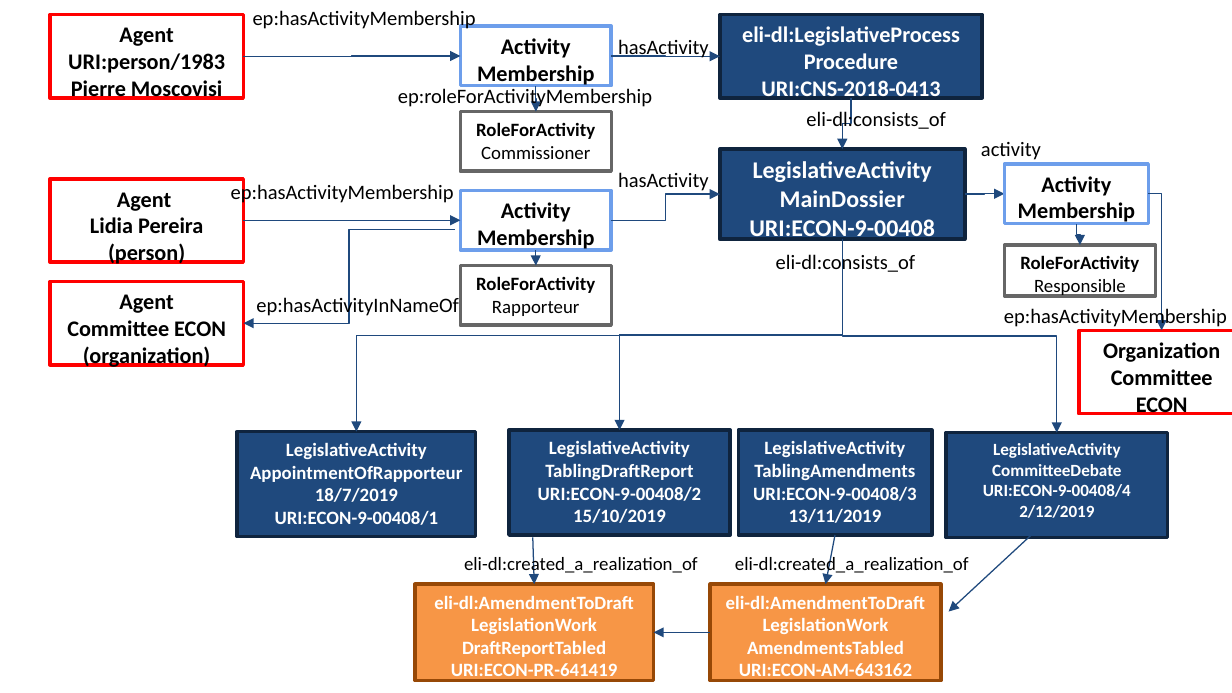
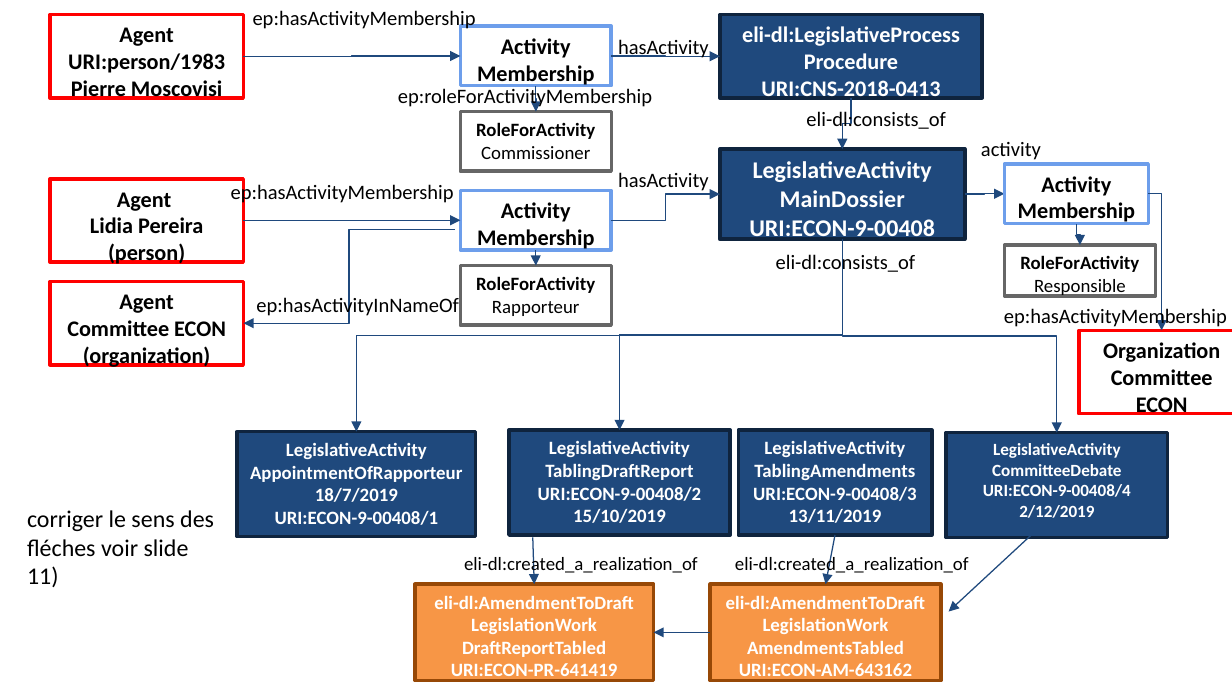
Before and after one commit to sparna-git/ep-graph-poc, a slide deck: slide 10 of 06-Dataset6_eli-dl-ap-ep/02-Specifications/eli-dl-ap-ep/eli-dl-ap-ep-diagrams-spreadsheet/eli-dl-ap-ep-diagrams.pptx (slide 5 before the commit). Drawn at 1232x693 pixels with LibreOffice and Linux fonts; fonts in the diff are those of the drawing. Boxes give left, top, right and bottom in pixels: in the first picture for what was removed or moved away, otherwise in the second. Text is boxed around its words. In the diff, an @@ line names an element or a change of style, - is before the commit and + after.

```diff
--- a/06-Dataset6_eli-dl-ap-ep/02-Specifications/eli-dl-ap-ep/eli-dl-ap-ep-diagrams-spreadsheet/eli-dl-ap-ep-diagrams.pptx
+++ b/06-Dataset6_eli-dl-ap-ep/02-Specifications/eli-dl-ap-ep/eli-dl-ap-ep-diagrams-spreadsheet/eli-dl-ap-ep-diagrams.pptx
@@ text added at box(27, 510, 214, 587), 14 pt, text #000000 @@
+corriger le sens des
+fléches voir slide 11)
```
Also in this commit, not shown: 3 other slides changed, 7 slides added, 1 slide removed, 15 other files.
